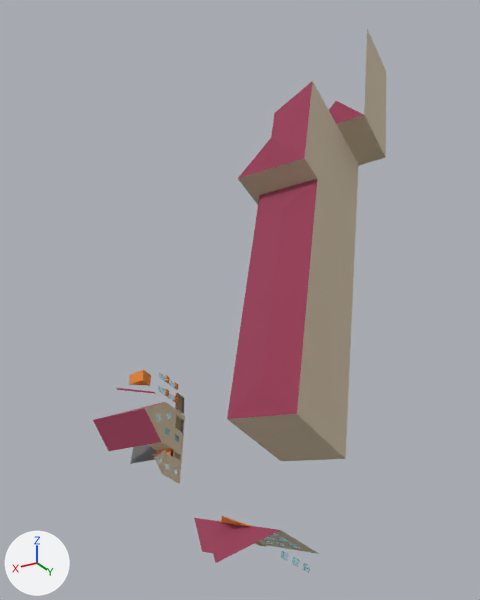
The glTF model samples/1.1/3dcitydb_shaders_ingolstadt/content/2_3_2.glb, before and after one commit.
Both versions are drawn from a 50 mm camera at (298.4, 195.2, 385.9) aimed at (246.3, 108.2, 342.4). The axes (+X, +Y, +Z) are drawn at lower left. The lights are the same throughout. The first picture is the older version. Where no turn or scale is listed for an object, it has been applied to the vertices. Vertices at exactly the same position are counted once.
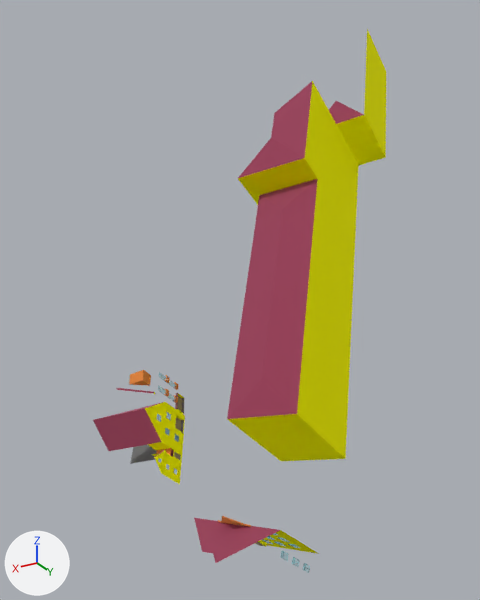
The newer file is also turned or shifted as a whole; pictures and numbers use the older file's frame.

Boxes (x1, y1, x2, y2) around the edits, measured in the pictures (480 x 600 px; the box of a moved part takes in the faces that stretch with it):
'mesh', recoloured, surface changed: (142, 29, 386, 554) in both
part 1 of me_mesh, moved or reshaped: before (267, 535, 314, 552); after (267, 536, 317, 553)
part 2 of me_mesh, moved or reshaped: before (166, 397, 181, 484); after (157, 420, 181, 484)
part 3 of me_mesh, recoloured: (145, 29, 386, 554) in both

Diff of the bpy script that builds the scene:
```diff
--- a/samples/1.1/3dcitydb_shaders_ingolstadt/content/2_3_2.glb.py
+++ b/samples/1.1/3dcitydb_shaders_ingolstadt/content/2_3_2.glb.py
@@ mat_material_7 @@
 mat_material_7 = principled_material('Material_7')
-mat_material_7.base_color = (0.769, 0.69, 0.561)  # pale yellow #e3d8c5
+mat_material_7.base_color = (0.494, 0.827, 0.867)  # cyan #bbebef
 mat_material_7.metallic = 1.0
 mat_material_7.roughness = 1.0
+mat_material_7.alpha = 0.4
@@ mat_material_8 @@
 mat_material_8 = principled_material('Material_8')
-mat_material_8.base_color = (0.494, 0.827, 0.867)  # cyan #bbebef
+mat_material_8.base_color = (1.0, 1.0, 0.0)  # yellow #ffff00
 mat_material_8.metallic = 1.0
 mat_material_8.roughness = 1.0
-mat_material_8.alpha = 0.4
@@ me_mesh @@
 me_mesh.from_pydata(...)  # 3313 vertices, 8367 faces; spans x 195.7..270.7, y 84.0..142.7, z 312.4..383.4
 # used by ob_mesh; location = (0.0, 0.0, 0.0)
+# me_mesh part 1: 6 vertices moved within x 256.2..258.3, y 136.1..138.7, z 319.1..320.5; 2 vertices removed from x 256.8..261.2, y 132.9..138.7, z 319.5..320.5; 2 vertices added at x 256.7..261.2, y 132.9..138.7, z 319.6..320.5
+# me_mesh part 2: 4 vertices moved within x 255.3..260.9, y 101.1..112.2, z 315.5..325.7; 3 vertices removed from x 255.4..259.0, y 101.1..107.7, z 320.0..325.7; 3 vertices added at x 255.3..258.9, y 101.1..107.7, z 320.0..325.7
+# me_mesh part 3: 133 faces spanning x 195.7..266.6, y 84.0..141.2, z 313.2..383.4 switch from mat_material_7 (pale yellow #e3d8c5) to mat_material_8 (yellow #ffff00)
 me_mesh.materials.append(mat_material_0)
```
